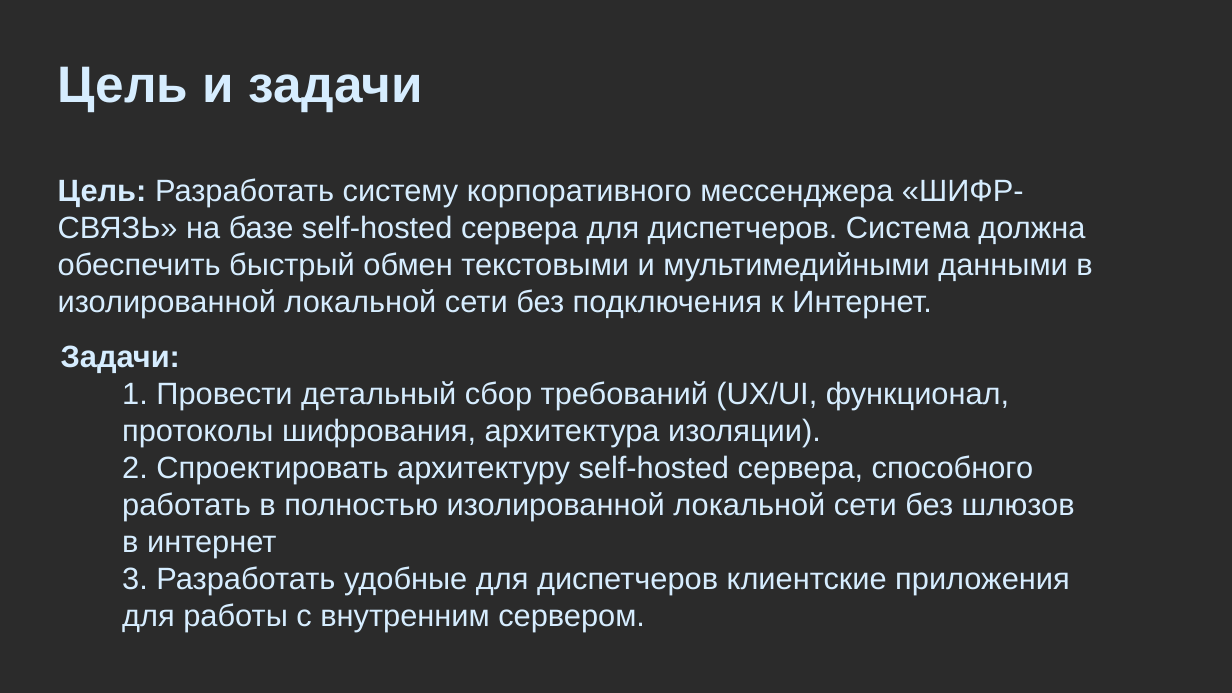
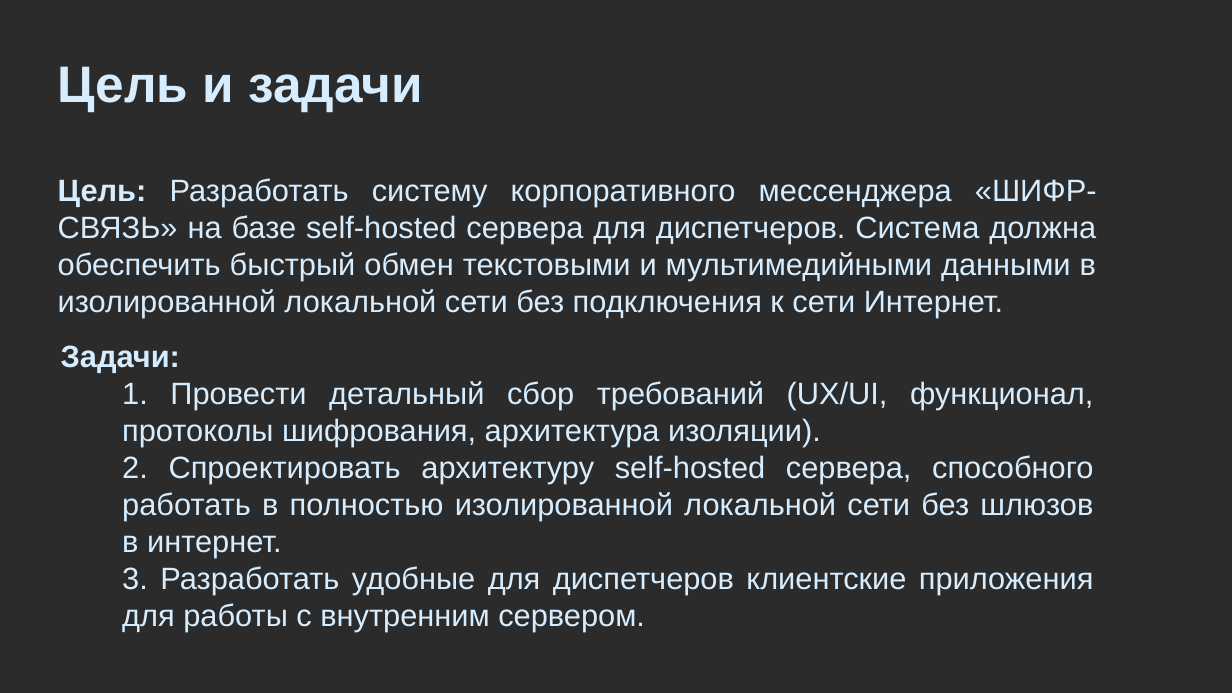
Before and after one commit to finaslo/Cypher-Comm, a slide deck: slide 6 of Презентация_Шифр-Связь.pptx. Drawn at 1232x693 pixels with LibreOffice and Linux fonts; fonts in the diff are those of the drawing; background and template pictures are left out; a plain dark background stands for a picture behind light text. Boxes give left, top, right and bottom in pixels: in the first picture for what was removed or moved away, otherwise in the second. Text is boxed around its words. In the diff, an @@ line names an element or a change of style, - is before the commit and + after.

```diff
--- a/Презентация_Шифр-Связь.pptx
+++ b/Презентация_Шифр-Связь.pptx
@@ text at [58, 178, 1097, 317]: text changed @@
-Цель: Разработать систему корпоративного мессенджера «ШИФР-СВЯЗЬ» на базе self-hosted сервера для диспетчеров. Система должна обеспечить быстрый обмен текстовыми и мультимедийными данными в изолированной локальной сети без подключения к Интернет.
+Цель: Разработать систему корпоративного мессенджера «ШИФР-СВЯЗЬ» на базе self-hosted сервера для диспетчеров. Система должна обеспечить быстрый обмен текстовыми и мультимедийными данными в изолированной локальной сети без подключения к сети Интернет.
@@ text at [122, 381, 1094, 632]: alignment left to justified @@
@@ text at [122, 455, 1093, 558]: text changed @@
-2. Спроектировать архитектуру self-hosted сервера, способного работать в полностью изолированной локальной сети без шлюзов в интернет
+2. Спроектировать архитектуру self-hosted сервера, способного работать в полностью изолированной локальной сети без шлюзов в интернет.
```
Also in this commit, not shown: 7 other slides changed.
